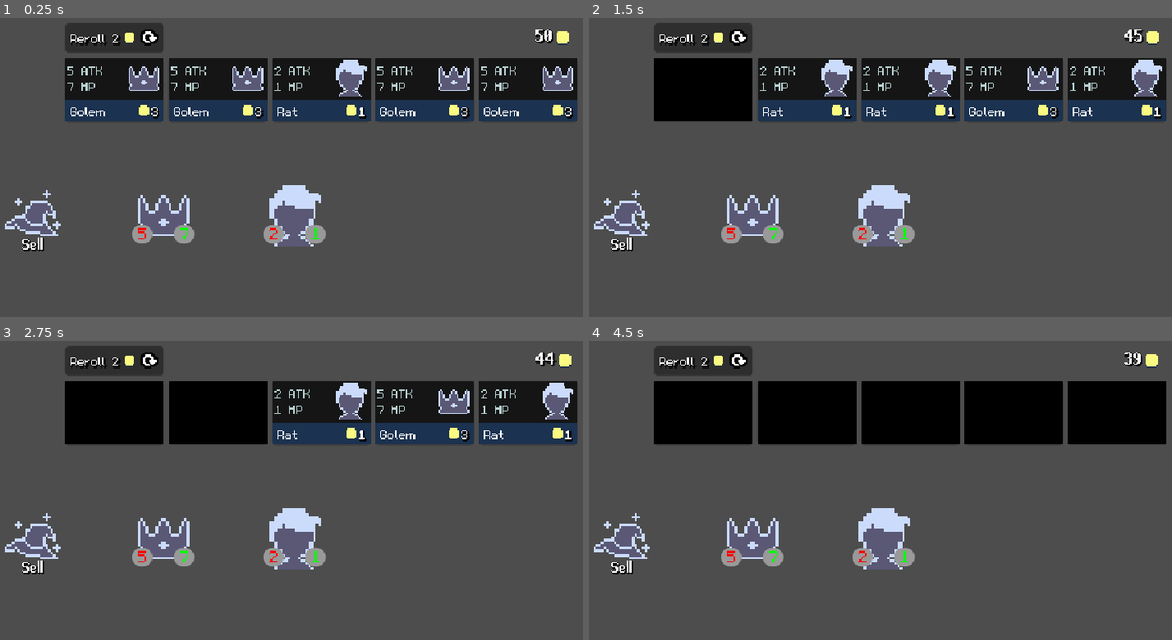
Above: before the commit, frames 1-4 (two rows, left to right).
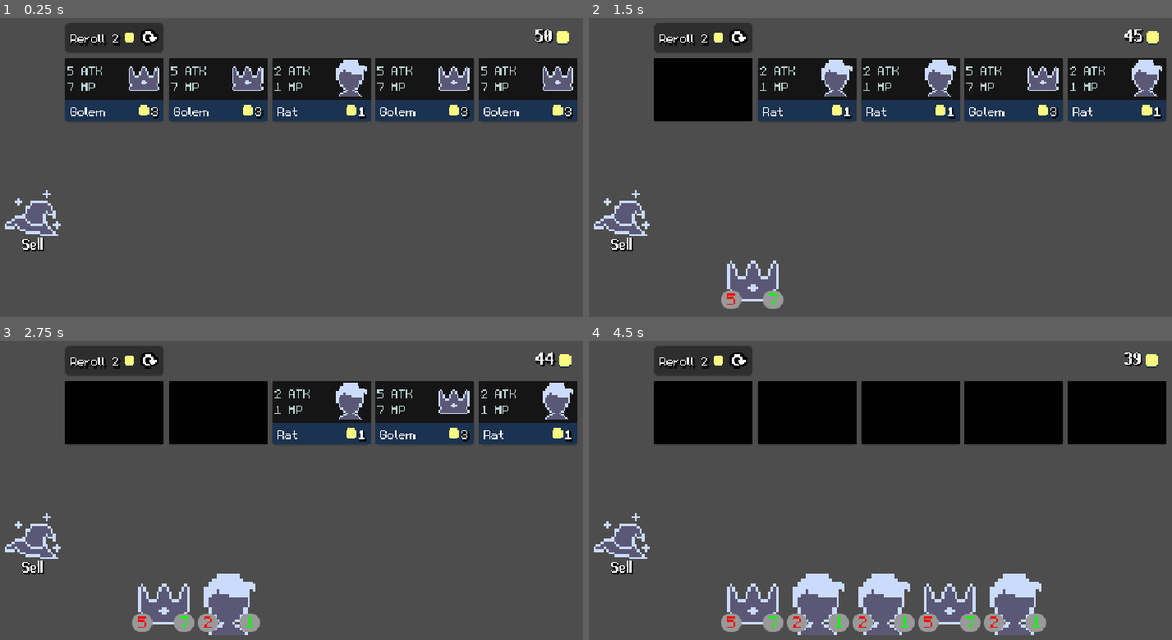
Above: after the commit, the same moments.

Repository: NotEuanB/IMY300
Game: Godot game, scene res://Scenes/Board/board.tscn
Two runs of this game, one before a commit and one after it. Both use one fixed random seed, a clock stepped at 60 frames per second and the inputs below.
Inputs (mouse positions are in pixels of both pictures, inside the frame that each line leads up to):
- Up to frame 1 (0.25 s): no input
- Up to frame 2 (1.5 s): click (705, 38) at 0.5 s; click (705, 89) at 1.25 s
- Up to frame 3 (2.75 s): click (215, 412) at 2.02 s
- Up to frame 4 (4.5 s): click (909, 412) at 2.77 s; click (1014, 412) at 3.52 s; click (1119, 412) at 4.27 s

The runs differ from the first frame. In frame 1, 2.8% of the frame differs, in the area x 22-56%, y 55-77%; in frame 2, 4.0%; in frame 3, 5.6%; in frame 4, 10%, in the area x 22-79%, y 55-99%.

Commit message:
Shop werk maar geen tooltip anymore
how

Diff:
--- a/IMY300 Main Game/new-game-project/Scenes/Board/board.gd
+++ b/IMY300 Main Game/new-game-project/Scenes/Board/board.gd
@@ -9,6 +9,8 @@
 @onready var unit_spawner: UnitSpawner = $UnitSpawner
 @onready var sell_portal: SellPortal = $SellPortal
 @onready var tooltip: TooltipClass = $Tooltip  # Ensure TooltipClass node exists
+@onready var shop_container: ShopContainter = $ShopUI/ShopContainer
+
 
 var hovered_unit: Node = null  # To store the currently hovered unit
 var time_hover_started: float = -1.0  # To track the time when hover started (in milliseconds)
@@ -17,12 +19,24 @@
 func _ready() -> void:
 	unit_spawner.unit_spawned.connect(unit_mover.setup_unit)
 	unit_spawner.unit_spawned.connect(sell_portal.setup_unit)
+	shop_container.unit_bought.connect(unit_spawner.spawn_unit)
 
 	# Connect tooltip hover events to units
 	var units = get_tree().get_nodes_in_group("units")
 	for unit in units:
 		unit.connect("mouse_entered", Callable(self, "_on_unit_hovered").bind(unit))
 		unit.connect("mouse_exited", Callable(self, "_on_unit_exited").bind(unit))
+
+func _on_unit_spawned(unit: Node) -> void:
+	_connect_unit_tooltip_signals(unit)
+
+func _connect_unit_tooltip_signals(unit: Node) -> void:
+	unit.connect("mouse_entered", Callable(self, "_on_unit_hovered").bind(unit))
+	unit.connect("mouse_exited", Callable(self, "_on_unit_exited").bind(unit))
+
+	if unit.has_node("DragAndDrop"):
+		var drag_and_drop = unit.get_node("DragAndDrop")
+		drag_and_drop.drag_started.connect(_on_unit_drag_started)
 
 
 # Tooltip handlers
--- a/IMY300 Main Game/new-game-project/Scenes/Board/board.tscn
+++ b/IMY300 Main Game/new-game-project/Scenes/Board/board.tscn
@@ -1,15 +1,13 @@
-[gd_scene load_steps=14 format=3 uid="uid://soguh4yny0f0"]
+[gd_scene load_steps=12 format=3 uid="uid://soguh4yny0f0"]
 
 [ext_resource type="Script" uid="uid://bvvuks1qgil6" path="res://Scenes/Board/board.gd" id="1_ef5ss"]
 [ext_resource type="TileSet" uid="uid://b77a7ss6h0c2m" path="res://new_tile_set.tres" id="2_qlllu"]
 [ext_resource type="Script" uid="uid://ckiog3kedx0ga" path="res://components/play_area.gd" id="3_dkvsl"]
 [ext_resource type="Script" uid="uid://8s6aqpp1oiic" path="res://components/unit_grid.gd" id="3_ffhyd"]
 [ext_resource type="Script" uid="uid://d3pjknjfj6ynk" path="res://components/unit_mover.gd" id="6_7ohde"]
-[ext_resource type="Resource" uid="uid://cc31lth8kllsv" path="res://data/units/golem.tres" id="6_me64r"]
 [ext_resource type="Script" uid="uid://cxcur3lg0d5d7" path="res://components/unit_spawner.gd" id="7_x1pfr"]
 [ext_resource type="PackedScene" uid="uid://lqm5228wqvl6" path="res://Scenes/Sell Portal/sell_portal.tscn" id="8_qlllu"]
 [ext_resource type="Resource" uid="uid://defp4jshbm1ep" path="res://data/player/player_stats.tres" id="9_me64r"]
-[ext_resource type="PackedScene" uid="uid://mmpc3j84035o" path="res://Scenes/Unit/unit.tscn" id="10_me64r"]
 [ext_resource type="PackedScene" uid="uid://cnhx7egcrqt28" path="res://Scenes/Tooltip/tooltip.tscn" id="11_gti8d"]
 [ext_resource type="PackedScene" uid="uid://ehcpt7j0kkj3" path="res://Scenes/ShopContainer/shop_container.tscn" id="12_dkxek"]
 [ext_resource type="Resource" uid="uid://bn1waem751oqp" path="res://data/unit_pool/unit_pool.tres" id="13_brcfe"]
@@ -35,9 +33,6 @@
 script = ExtResource("3_ffhyd")
 size = Vector2i(6, 1)
 
-[node name="Unit" parent="PlayerArea" instance=ExtResource("10_me64r")]
-position = Vector2(128, 0)
-
 [node name="HandArea" type="TileMapLayer" parent="." node_paths=PackedStringArray("unit_grid")]
 position = Vector2(128, 256)
 tile_set = ExtResource("2_qlllu")
@@ -48,10 +43,6 @@
 script = ExtResource("3_ffhyd")
 size = Vector2i(6, 1)
 
-[node name="Unit2" parent="HandArea" instance=ExtResource("10_me64r")]
-position = Vector2(0, -64)
-stats = ExtResource("6_me64r")
-
 [node name="SellPortal" parent="." instance=ExtResource("8_qlllu")]
 position = Vector2(0, 192)
 player_stats = ExtResource("9_me64r")
@@ -61,8 +52,9 @@
 script = ExtResource("6_7ohde")
 play_areas = [NodePath("../PlayerArea"), NodePath("../HandArea")]
 
-[node name="UnitSpawner" type="Node" parent="."]
+[node name="UnitSpawner" type="Node" parent="." node_paths=PackedStringArray("hand_area")]
 script = ExtResource("7_x1pfr")
+hand_area = NodePath("../HandArea")
 
 [node name="Tooltip" parent="." instance=ExtResource("11_gti8d")]
 
--- a/IMY300 Main Game/new-game-project/components/unit_spawner.gd
+++ b/IMY300 Main Game/new-game-project/components/unit_spawner.gd
@@ -5,27 +5,25 @@
 
 const UNIT = preload("res://scenes/unit/unit.tscn")
 
-@export var shop: PlayArea
-@export var game_area: PlayArea
 @export var hand_area: PlayArea
 
 
 func _get_first_available_area() -> PlayArea:
 	if not hand_area.unit_grid.is_grid_full():
 		return hand_area
-	elif not game_area.unit_grid.is_grid_full():
-		return game_area
 
 	return null
 
 
 func spawn_unit(unit: UnitStats) -> void:
 	var area := _get_first_available_area()
-	# TODO in the future, throw a popup error message here!
-	assert(area, "No available space to add unit to!")
+	if area == null:
+		print("⚠ No available space to add unit to hand!")
+		return  # Do nothing
 
 	var new_unit := UNIT.instantiate()
 	var tile := area.unit_grid.get_first_empty_tile()
+	new_unit.add_to_group("units")
 	area.unit_grid.add_child(new_unit)
 	area.unit_grid.add_unit(tile, new_unit)
 	new_unit.global_position = area.get_global_from_tile(tile) - Shop.HALF_CELL_SIZE
